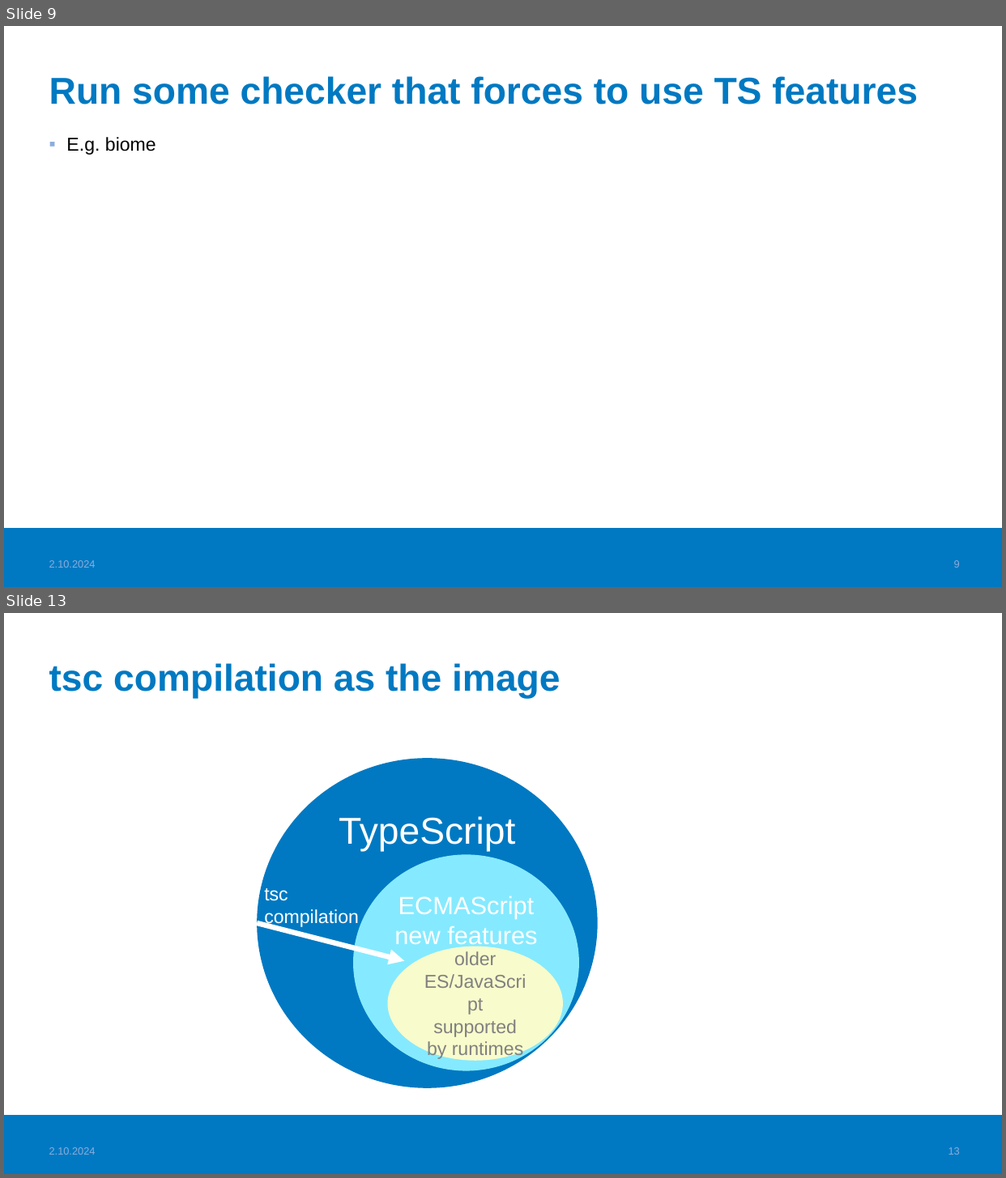
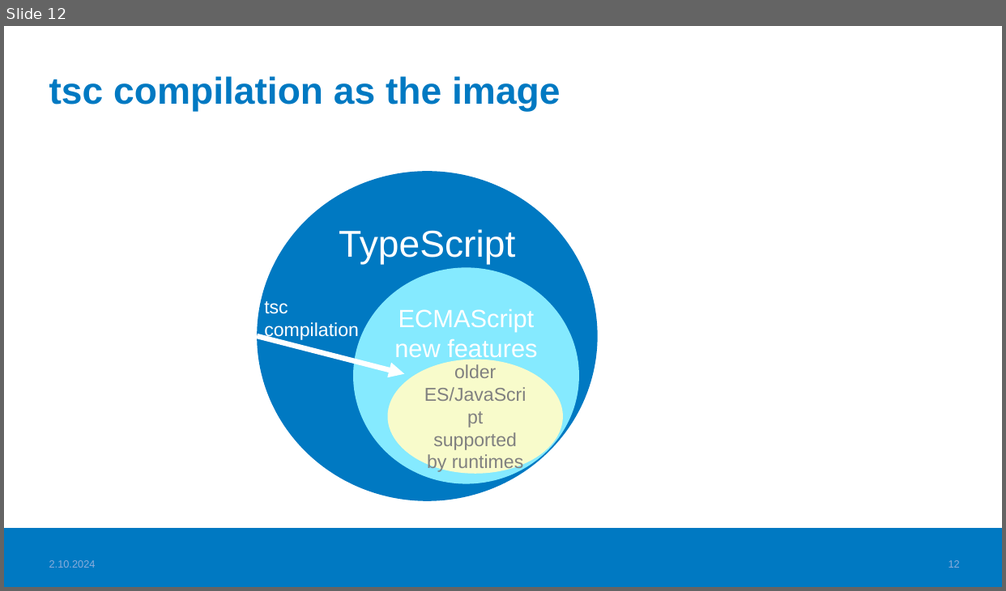
Before and after one commit to valju/JS_ES_Features, a slide deck: TS_basics/TypeScript_usage_understood.pptx. Shown one above the other, each under a label of ours: slides 9 and 13 before the commit, slide 12 after it; the slides between them are not shown. The pictures are 1006x1178 and 1006x591 pixels, drawn with LibreOffice and Linux fonts; fonts in the diff are those of the drawing; background and template pictures are left out. Boxes give left, top, right and bottom in pixels: in the first picture for what was removed or moved away, otherwise in the second. Text is boxed around its words. In the diff, an @@ line names an element or a change of style, - is before the commit and + after.

```diff
--- a/TS_basics/TypeScript_usage_understood.pptx
+++ b/TS_basics/TypeScript_usage_understood.pptx
@@ slide 9 removed at [4, 26, 1002, 587], background #FFFFFF; not listed: 1 template element that a slide beside it also shows @@
@@ title removed at [49, 76, 918, 105] @@
-Run some checker that forces to use TS features
@@ text removed at [66, 137, 156, 155] @@
-▪ E.g. biome
@@ text removed at [49, 561, 96, 568] @@
-2.10.2024
@@ page number removed at [954, 561, 960, 568] @@
-9
@@ what was slide 13 is now slide 12 @@
```
Also in this commit, not shown: 9 slides changed, 1 other file.
